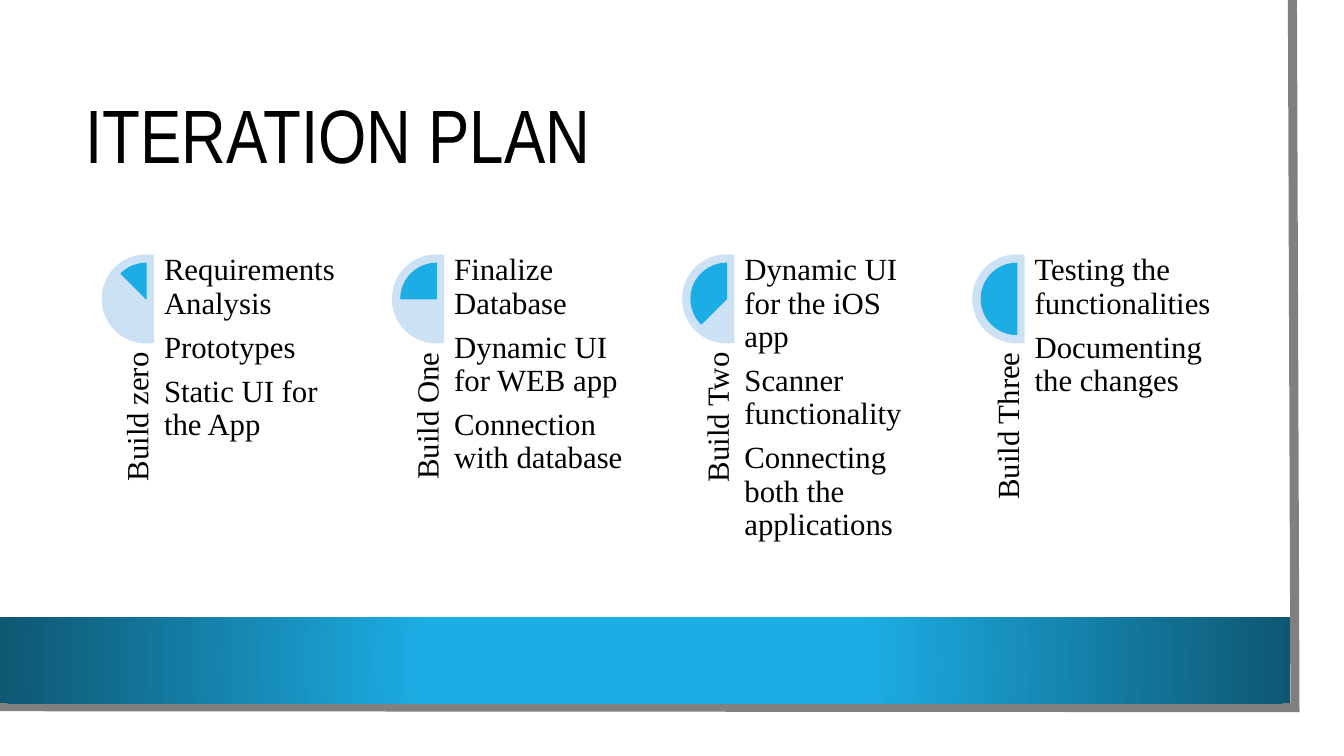
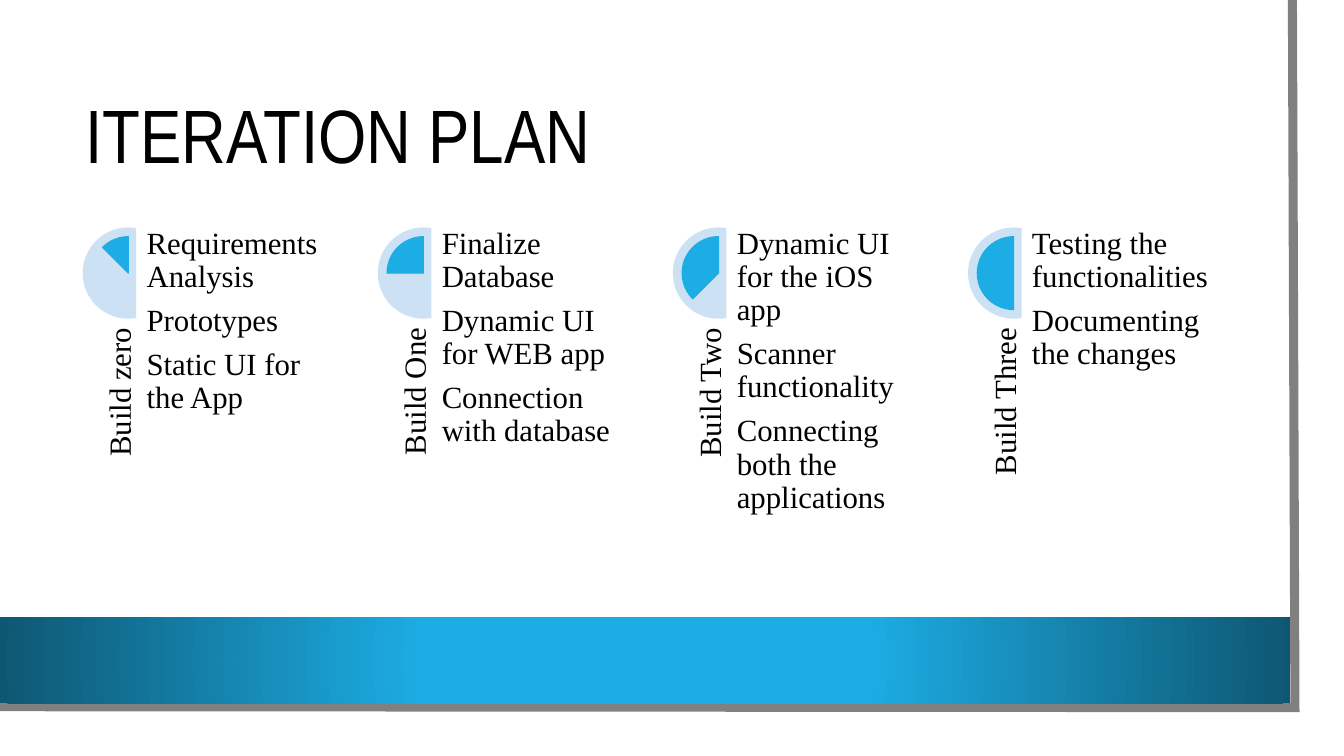
Before and after one commit to VamsiDevalla/Student-Attendance-Tracking, a slide deck: slide 11 of final ppt.pptx (slide 9 before the commit). Drawn at 1344x756 pixels with LibreOffice and Linux fonts; fonts in the diff are those of the drawing; background and template pictures are left out. Boxes give left, top, right and bottom in pixels: in the first picture for what was removed or moved away, otherwise in the second. Text is boxed around its words. In the diff, an @@ line names an element or a change of style, - is before the commit and + after.

```diff
--- a/final ppt.pptx
+++ b/final ppt.pptx
@@ chord (boxed as its full ellipse): place and size @@
-chord (boxed as its full ellipse) at (102, 254, 191, 343)
+chord (boxed as its full ellipse) at (83, 228, 174, 320)
@@ pie slice (boxed as its full ellipse): place and size @@
-pie slice (boxed as its full ellipse) at (111, 263, 182, 335)
+pie slice (boxed as its full ellipse) at (92, 237, 164, 310)
@@ text "Requirements Analysis": place and size @@
-text "Requirements Analysis" at (164, 259, 335, 441)
+text "Requirements Analysis" at (147, 233, 318, 414)
@@ chord (boxed as its full ellipse): place and size @@
-chord (boxed as its full ellipse) at (392, 254, 481, 343)
+chord (boxed as its full ellipse) at (378, 228, 470, 320)
@@ pie slice (boxed as its full ellipse): place and size @@
-pie slice (boxed as its full ellipse) at (401, 263, 473, 335)
+pie slice (boxed as its full ellipse) at (387, 237, 460, 310)
@@ text "Finalize Database": place and size @@
-text "Finalize Database" at (454, 258, 623, 469)
+text "Finalize Database" at (442, 232, 610, 442)
@@ chord (boxed as its full ellipse): place and size @@
-chord (boxed as its full ellipse) at (683, 254, 771, 343)
+chord (boxed as its full ellipse) at (674, 228, 765, 320)
@@ pie slice (boxed as its full ellipse): place and size @@
-pie slice (boxed as its full ellipse) at (691, 263, 762, 335)
+pie slice (boxed as its full ellipse) at (683, 237, 755, 310)
@@ text "Dynamic UI for the iOS ...": place and size @@
-text "Dynamic UI for the iOS ..." at (744, 259, 901, 541)
+text "Dynamic UI for the iOS ..." at (737, 233, 894, 514)
@@ chord (boxed as its full ellipse): place and size @@
-chord (boxed as its full ellipse) at (973, 254, 1062, 343)
+chord (boxed as its full ellipse) at (968, 228, 1060, 320)
@@ pie slice (boxed as its full ellipse): place and size @@
-pie slice (boxed as its full ellipse) at (981, 263, 1053, 335)
+pie slice (boxed as its full ellipse) at (977, 237, 1050, 310)
@@ text "Testing the functionalities": place and size @@
-text "Testing the functionalities" at (1035, 258, 1211, 397)
+text "Testing the functionalities" at (1032, 232, 1208, 370)
@@ text "Build zero": place and size @@
-text "Build zero" at (121, 357, 155, 479)
+text "Build zero" at (103, 333, 137, 455)
@@ text "Build One": place and size @@
-text "Build One" at (411, 357, 445, 477)
+text "Build One" at (399, 333, 433, 453)
@@ text "Build Two": place and size @@
-text "Build Two" at (701, 357, 735, 480)
+text "Build Two" at (694, 333, 728, 455)
@@ text "Build Three": place and size @@
-text "Build Three" at (992, 359, 1026, 497)
+text "Build Three" at (989, 335, 1023, 473)
```
Also in this commit, not shown: 8 other slides changed, 4 slides added.
